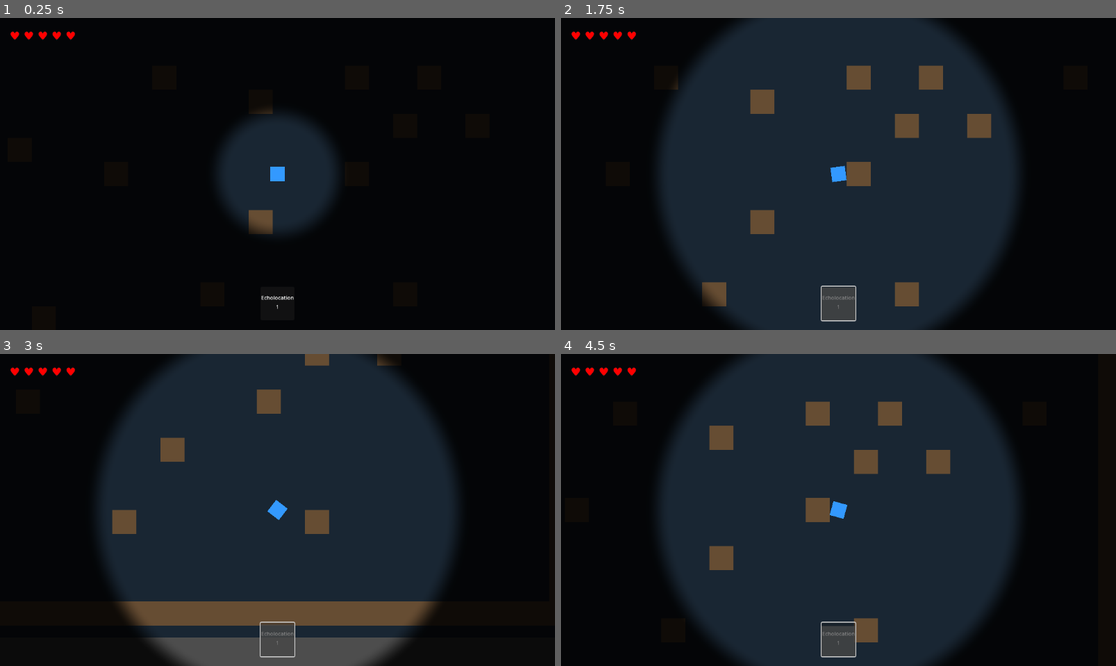
Above: before the commit, frames 1-4 (two rows, left to right).
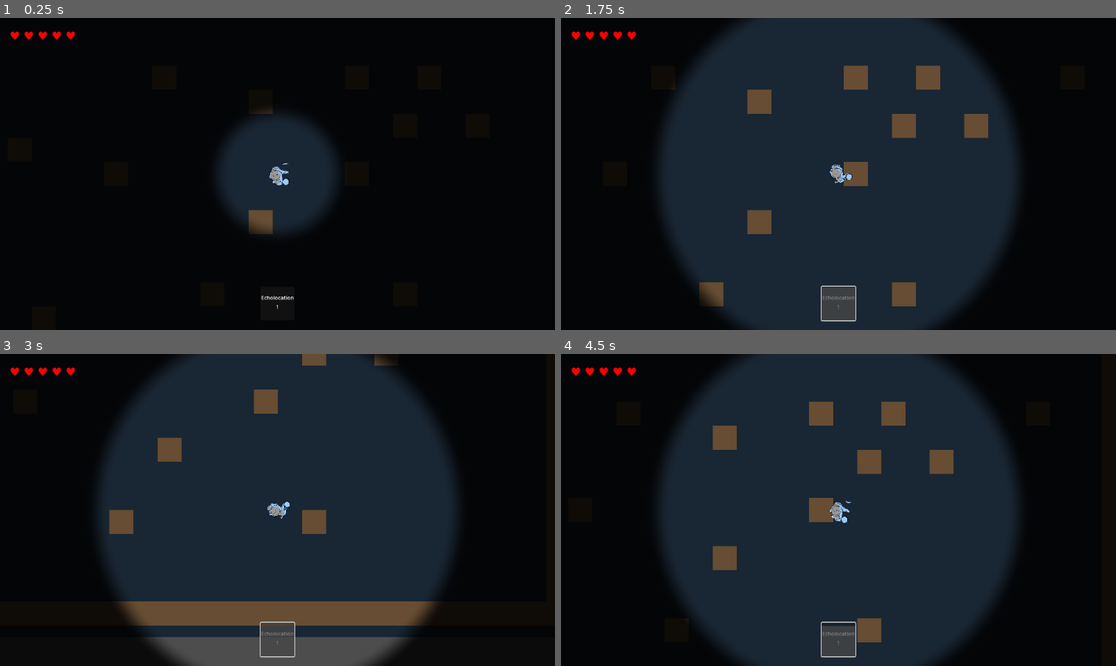
Above: after the commit, the same moments.

Repository: sabpdo/Echo-of-the-Dead
Game: Godot game, scene res://scenes/Main.tscn
Same seed, same stepped clock (60 frames per second), same inputs: the game is played once before the commit and once after it. Before the commit the project starts from res://Main.tscn.
Inputs (mouse positions are in pixels of both pictures, inside the frame that each line leads up to):
- Up to frame 1 (0.25 s): no input
- Up to frame 2 (1.75 s): click (838, 305) at 0.5 s; tap Enter at 1.25 s; move the mouse to (960, 158) at 1.27 s; hold Right (ui_right) from 1.28 s (still down); tap 1 at 1.35 s
- Up to frame 3 (3 s): tap Space at 2 s; move the mouse to (166, 525) at 2.02 s; release Right (ui_right) at 2.03 s; hold Down (ui_down) 2.03-2.78 s; tap E at 2.1 s; move the mouse to (333, 441) at 2.77 s; hold Right (ui_right) from 2.78 s (still down); tap 1 at 2.85 s
- Up to frame 4 (4.5 s): tap Enter at 3.5 s; move the mouse to (810, 572) at 3.52 s; release Right (ui_right) at 3.53 s; hold Up (ui_up) 3.53-4.28 s; tap E at 3.6 s; move the mouse to (1005, 556) at 4.27 s; hold Left (ui_left) from 4.28 s (still down); tap 1 at 4.35 s

The runs differ from the first frame. In frame 1, 0.2% of the frame differs, in the area x 48-53%, y 46-54%; in frame 2, 0.9%; in frame 3, 0.7%; in frame 4, 0.9%, in the area x 26-71%, y 15-93%.

Commit message:
added temp sprites, made folders

Diff:
--- a/Player.tscn
+++ /dev/null
@@ -1,22 +0,0 @@
-[gd_scene load_steps=3 format=3 uid="uid://b2j8wq5m3n4p5"]
-
-[ext_resource type="Script" path="res://Player.gd" id="1_1"]
-
-[sub_resource type="RectangleShape2D" id="RectangleShape2D_1"]
-size = Vector2(30, 30)
-
-[node name="Player" type="CharacterBody2D"]
-script = ExtResource("1_1")
-
-[node name="CollisionShape2D" type="CollisionShape2D" parent="."]
-shape = SubResource("RectangleShape2D_1")
-
-[node name="Visual" type="ColorRect" parent="."]
-offset_left = -15.0
-offset_top = -15.0
-offset_right = 15.0
-offset_bottom = 15.0
-color = Color(0.2, 0.6, 1, 1)
-
-[node name="Camera2D" type="Camera2D" parent="."]
-enabled = true
--- a/Zombie.tscn
+++ /dev/null
@@ -1,50 +0,0 @@
-[gd_scene load_steps=4 format=3 uid="uid://c4mby7o5p6r7"]
-
-[ext_resource type="Script" path="res://Zombie.gd" id="1_1"]
-
-[sub_resource type="RectangleShape2D" id="RectangleShape2D_1"]
-size = Vector2(25, 25)
-
-[node name="Zombie" type="CharacterBody2D"]
-script = ExtResource("1_1")
-
-[node name="CollisionShape2D" type="CollisionShape2D" parent="."]
-shape = SubResource("RectangleShape2D_1")
-
-[node name="Visual" type="ColorRect" parent="."]
-offset_left = -12.5
-offset_top = -12.5
-offset_right = 12.5
-offset_bottom = 12.5
-color = Color(0.8, 0.2, 0.2, 1)
-
-[node name="HealthBarContainer" type="Control" parent="."]
-offset_left = -30.0
-offset_top = -35.0
-offset_right = 30.0
-offset_bottom = -20.0
-mouse_filter = 2
-
-[node name="HealthBarBackground" type="ColorRect" parent="HealthBarContainer"]
-layout_mode = 1
-anchors_preset = 15
-anchor_right = 1.0
-anchor_bottom = 1.0
-grow_horizontal = 2
-grow_vertical = 2
-color = Color(0.2, 0.2, 0.2, 0.8)
-
-[node name="HealthBar" type="ColorRect" parent="HealthBarContainer"]
-layout_mode = 1
-anchors_preset = 7
-anchor_left = 0.0
-anchor_top = 0.0
-anchor_right = 0.0
-anchor_bottom = 1.0
-offset_left = 0.0
-offset_top = 0.0
-offset_right = 60.0
-offset_bottom = 0.0
-grow_horizontal = 0
-grow_vertical = 2
-color = Color(0.8, 0.2, 0.2, 1)
--- a/project.godot
+++ b/project.godot
@@ -10,10 +10,10 @@
 
 [application]
 
-config/name="New Game Project"
-run/main_scene="res://Main.tscn"
+config/name="Echo of the Dead"
+run/main_scene="res://scenes/Main.tscn"
 config/features=PackedStringArray("4.5", "GL Compatibility")
-config/icon="res://icon.svg"
+config/icon="res://assets/icon.svg"
 
 [rendering]
 
--- a/Main.tscn
+++ b/scenes/Main.tscn
@@ -1,13 +1,13 @@
 [gd_scene load_steps=10 format=3 uid="uid://c3laxr6n4o5q6"]
 
-[ext_resource type="PackedScene" uid="uid://b2j8wq5m3n4p5" path="res://Player.tscn" id="1_2"]
-[ext_resource type="Script" uid="uid://dv8cobyu81ie0" path="res://WallGenerator.gd" id="2_1"]
-[ext_resource type="Script" uid="uid://dvhgcq5hl8sbi" path="res://FogController.gd" id="3_1"]
+[ext_resource type="PackedScene" uid="uid://b2j8wq5m3n4p5" path="res://scenes/Player.tscn" id="1_2"]
+[ext_resource type="Script" uid="uid://dv8cobyu81ie0" path="res://scripts/WallGenerator.gd" id="2_1"]
+[ext_resource type="Script" uid="uid://dvhgcq5hl8sbi" path="res://scripts/FogController.gd" id="3_1"]
 [ext_resource type="Shader" uid="uid://bmvmgq1w8g8qy" path="res://fog_shader.gdshader" id="4_1"]
-[ext_resource type="Script" uid="uid://cw65bmxq2l4pk" path="res://EcholocationButton.gd" id="5_1"]
-[ext_resource type="Script" uid="uid://byf3qh6kmqlhu" path="res://PlayerHealthBar.gd" id="6_1"]
-[ext_resource type="Script" uid="uid://bcffap826g73g" path="res://ZombieSpawner.gd" id="7_1"]
-[ext_resource type="Script" uid="uid://ds5bxs7u70rap" path="res://GameOverOverlay.gd" id="8_1"]
+[ext_resource type="Script" uid="uid://cw65bmxq2l4pk" path="res://scripts/EcholocationButton.gd" id="5_1"]
+[ext_resource type="Script" uid="uid://byf3qh6kmqlhu" path="res://scripts/PlayerHealthBar.gd" id="6_1"]
+[ext_resource type="Script" uid="uid://bcffap826g73g" path="res://scripts/ZombieSpawner.gd" id="7_1"]
+[ext_resource type="Script" uid="uid://ds5bxs7u70rap" path="res://scripts/GameOverOverlay.gd" id="8_1"]
 
 [sub_resource type="ShaderMaterial" id="ShaderMaterial_1"]
 shader = ExtResource("4_1")
@@ -22,9 +22,9 @@
 
 [node name="Background" type="ColorRect" parent="."]
 offset_left = -1085.0
-offset_top = -640.0
+offset_top = -641.0
 offset_right = 1157.0
-offset_bottom = 640.0
+offset_bottom = 639.0
 color = Color(0.1, 0.15, 0.2, 1)
 
 [node name="WallGenerator" type="Node2D" parent="."]
--- /dev/null
+++ b/scenes/Player.tscn
@@ -0,0 +1,45 @@
+[gd_scene load_steps=7 format=3 uid="uid://b2j8wq5m3n4p5"]
+
+[ext_resource type="Script" uid="uid://d3hf0nc2buaqs" path="res://scripts/Player.gd" id="1_1"]
+[ext_resource type="Texture2D" uid="uid://cyk2hohmnddj2" path="res://assets/temp.png" id="2_kpjcp"]
+
+[sub_resource type="CapsuleShape2D" id="CapsuleShape2D_kpjcp"]
+
+[sub_resource type="AtlasTexture" id="AtlasTexture_kne1u"]
+atlas = ExtResource("2_kpjcp")
+region = Rect2(40, 0, 486, 666)
+
+[sub_resource type="AtlasTexture" id="AtlasTexture_e80uo"]
+atlas = ExtResource("2_kpjcp")
+region = Rect2(526, 0, 486, 666)
+
+[sub_resource type="SpriteFrames" id="SpriteFrames_cxr5p"]
+animations = [{
+"frames": [{
+"duration": 1.0,
+"texture": SubResource("AtlasTexture_kne1u")
+}, {
+"duration": 1.0,
+"texture": SubResource("AtlasTexture_e80uo")
+}],
+"loop": true,
+"name": &"walk",
+"speed": 2.0
+}]
+
+[node name="Player" type="CharacterBody2D"]
+script = ExtResource("1_1")
+
+[node name="CollisionShape2D" type="CollisionShape2D" parent="."]
+shape = SubResource("CapsuleShape2D_kpjcp")
+
+[node name="Camera2D" type="Camera2D" parent="."]
+
+[node name="AnimatedSprite2D" type="AnimatedSprite2D" parent="."]
+position = Vector2(7.9999995, 1.9999999)
+rotation = -1.5707964
+scale = Vector2(0.1, 0.1)
+sprite_frames = SubResource("SpriteFrames_cxr5p")
+animation = &"walk"
+autoplay = "walk"
+frame_progress = 0.8917271
--- /dev/null
+++ b/scenes/Vampire.tscn
@@ -0,0 +1,28 @@
+[gd_scene load_steps=4 format=3 uid="uid://dsy72tl2b0j7e"]
+
+[ext_resource type="Texture2D" uid="uid://dbbpftuxxniqo" path="res://assets/temp_vamp.png" id="1_xqxjr"]
+
+[sub_resource type="CapsuleShape2D" id="CapsuleShape2D_ht4rs"]
+height = 36.0
+
+[sub_resource type="SpriteFrames" id="SpriteFrames_4bxgt"]
+animations = [{
+"frames": [{
+"duration": 1.0,
+"texture": ExtResource("1_xqxjr")
+}],
+"loop": true,
+"name": &"idle",
+"speed": 5.0
+}]
+
+[node name="Vampire" type="CharacterBody2D"]
+
+[node name="CollisionShape2D" type="CollisionShape2D" parent="."]
+shape = SubResource("CapsuleShape2D_ht4rs")
+
+[node name="AnimatedSprite2D" type="AnimatedSprite2D" parent="."]
+rotation = -1.5707964
+scale = Vector2(0.1, 0.1)
+sprite_frames = SubResource("SpriteFrames_4bxgt")
+animation = &"idle"
--- /dev/null
+++ b/scenes/Zombie.tscn
@@ -0,0 +1,60 @@
+[gd_scene load_steps=5 format=3 uid="uid://c4mby7o5p6r7"]
+
+[ext_resource type="Script" uid="uid://beyg3ubfsr0o5" path="res://scripts/Zombie.gd" id="1_1"]
+[ext_resource type="Texture2D" uid="uid://byh1k25q7dmyb" path="res://assets/temp_zombie.png" id="2_g6hu2"]
+
+[sub_resource type="CapsuleShape2D" id="CapsuleShape2D_g6hu2"]
+radius = 20.75
+height = 52.5
+
+[sub_resource type="SpriteFrames" id="SpriteFrames_vrb4v"]
+animations = [{
+"frames": [{
+"duration": 1.0,
+"texture": ExtResource("2_g6hu2")
+}],
+"loop": true,
+"name": &"walk",
+"speed": 5.0
+}]
+
+[node name="Zombie" type="CharacterBody2D"]
+script = ExtResource("1_1")
+
+[node name="CollisionShape2D" type="CollisionShape2D" parent="."]
+position = Vector2(2.25, -0.75)
+rotation = 1.5707964
+shape = SubResource("CapsuleShape2D_g6hu2")
+
+[node name="HealthBarContainer" type="Control" parent="."]
+layout_mode = 3
+anchors_preset = 0
+offset_left = -30.0
+offset_top = -35.0
+offset_right = 30.0
+offset_bottom = -20.0
+mouse_filter = 2
+
+[node name="HealthBarBackground" type="ColorRect" parent="HealthBarContainer"]
+layout_mode = 1
+anchors_preset = 15
+anchor_right = 1.0
+anchor_bottom = 1.0
+grow_horizontal = 2
+grow_vertical = 2
+color = Color(0.2, 0.2, 0.2, 0.8)
+
+[node name="HealthBar" type="ColorRect" parent="HealthBarContainer"]
+layout_mode = 1
+anchors_preset = 9
+anchor_bottom = 1.0
+offset_right = 60.0
+grow_horizontal = 0
+grow_vertical = 2
+color = Color(0.8, 0.2, 0.2, 1)
+
+[node name="AnimatedSprite2D" type="AnimatedSprite2D" parent="."]
+rotation = -1.5707964
+scale = Vector2(0.1, 0.1)
+sprite_frames = SubResource("SpriteFrames_vrb4v")
+animation = &"walk"
--- a/attack_effect.tscn
+++ b/scenes/attack_effect.tscn
@@ -1,6 +1,6 @@
 [gd_scene load_steps=3 format=3 uid="uid://df8qdtqkq711c"]
 
-[ext_resource type="Script" uid="uid://kr7ahuctjioq" path="res://attack_effect.gd" id="1_c0y03"]
+[ext_resource type="Script" uid="uid://kr7ahuctjioq" path="res://scripts/attack_effect.gd" id="1_c0y03"]
 
 [sub_resource type="RectangleShape2D" id="RectangleShape2D_ru3gt"]
 
--- a/Player.gd
+++ b/scripts/Player.gd
@@ -6,7 +6,7 @@
 const ATTACK_COOLDOWN = 0.2
 const ATTACK_OFFSET = 20.0
 var attack_timer: float = 0.0
-var attack_scene = preload("res://attack_effect.tscn")
+var attack_scene = preload("res://scenes/attack_effect.tscn")
 
 
 # Health system - Heart based (5 hearts = 10 half-hearts)
--- a/WallGenerator.gd
+++ b/scripts/WallGenerator.gd
@@ -10,7 +10,7 @@
 
 # Wall properties
 const WALL_SIZE = 50.0
-const WALL_SCENE = preload("res://Wall.tscn")
+const WALL_SCENE = preload("res://scenes/Wall.tscn")
 
 # Random wall generation settings
 @export var random_wall_count: int = 30
--- a/ZombieSpawner.gd
+++ b/scripts/ZombieSpawner.gd
@@ -12,7 +12,7 @@
 @export var min_distance_from_player: float = 300.0  # Minimum distance from player to spawn
 @export var max_zombies: int = 20  # Maximum zombies on the map at once
 
-var zombie_scene = preload("res://Zombie.tscn")
+var zombie_scene = preload("res://scenes/Zombie.tscn")
 var spawn_points: Array[Vector2] = []
 var player: Node2D = null
 var spawn_timer: float = 0.0
--- /dev/null
+++ b/scripts/scripts.gd
@@ -0,0 +1,11 @@
+extends Node
+
+
+# Called when the node enters the scene tree for the first time.
+func _ready() -> void:
+	pass # Replace with function body.
+
+
+# Called every frame. 'delta' is the elapsed time since the previous frame.
+func _process(delta: float) -> void:
+	pass
Renamed: icon.svg -> assets/icon.svg
Not shown, added: assets/icon.svg.import
Binary file added: assets/temp.png
Not shown, added: assets/temp.png.import
Binary file added: assets/temp_vamp.png
Not shown, added: assets/temp_vamp.png.import
Binary file added: assets/temp_zombie.png
Not shown, changed: assets/temp_zombie.png.import
Renamed: Wall.tscn -> scenes/Wall.tscn
Renamed: EcholocationButton.gd.uid -> scripts/EcholocationButton.gd.uid
Renamed: FogController.gd.uid -> scripts/FogController.gd.uid
Renamed: GameOverOverlay.gd.uid -> scripts/GameOverOverlay.gd.uid
(and 8 more such lines)
